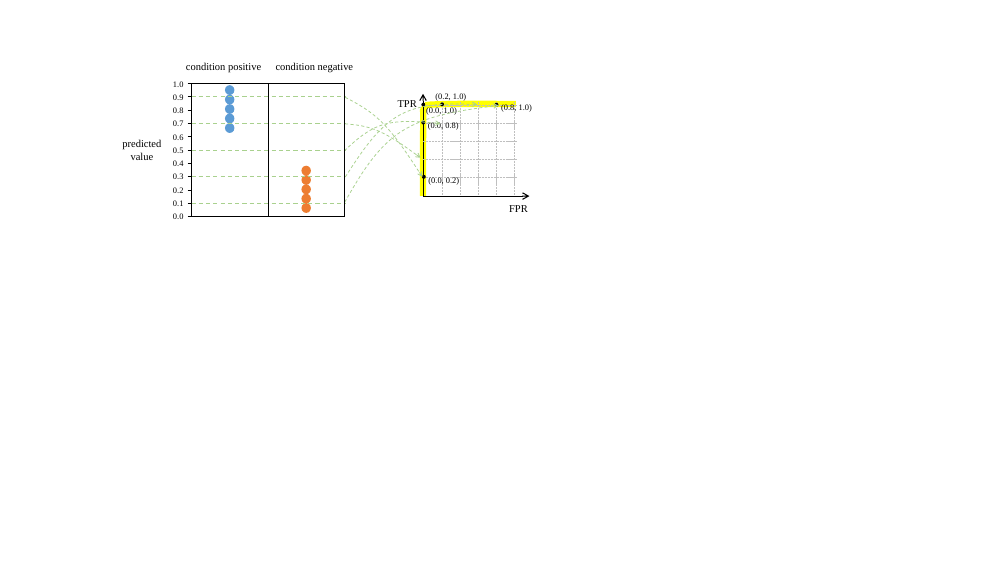
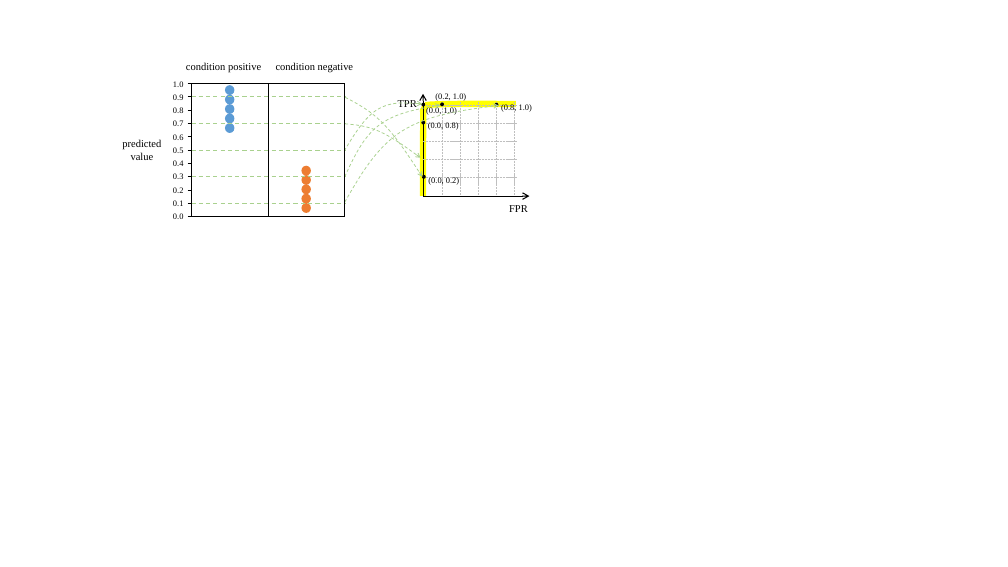
Before and after one commit to ep1804/jekyll-theme-basically-basic, a slide deck: slide 6 of assets/images/roc-auc-illustrated/figures.pptx. Drawn at 1008x567 pixels with LibreOffice and Linux fonts; fonts in the diff are those of the drawing. Boxes give left, top, right and bottom in pixels: in the first picture for what was removed or moved away, otherwise in the second. Text is boxed around its words. In the diff, an @@ line names an element or a change of style, - is before the commit and + after.

```diff
--- a/assets/images/roc-auc-illustrated/figures.pptx
+++ b/assets/images/roc-auc-illustrated/figures.pptx
@@ freeform shape at (337, 105, 449, 176): rotation 3 to 351 degrees; outline redrawn @@
@@ freeform shape: place and size @@
-freeform shape at (345, 113, 440, 161)
+freeform shape at (344, 96, 422, 159)
```
Also in this commit, not shown: 1 other file.
